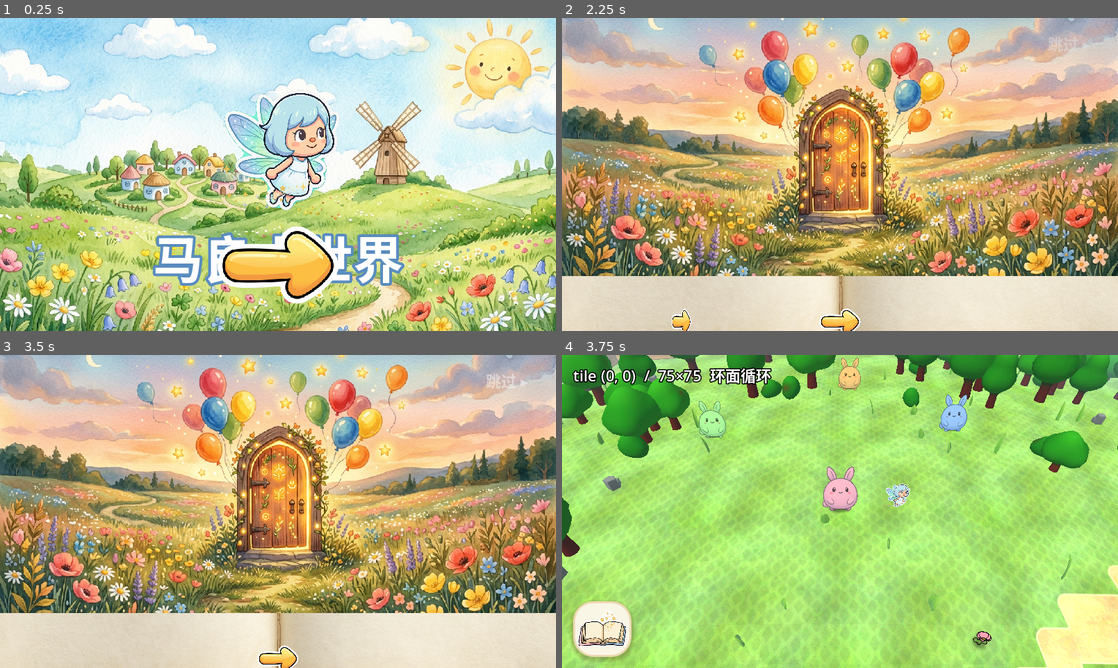
Above: before the commit, frames 1-4 (two rows, left to right).
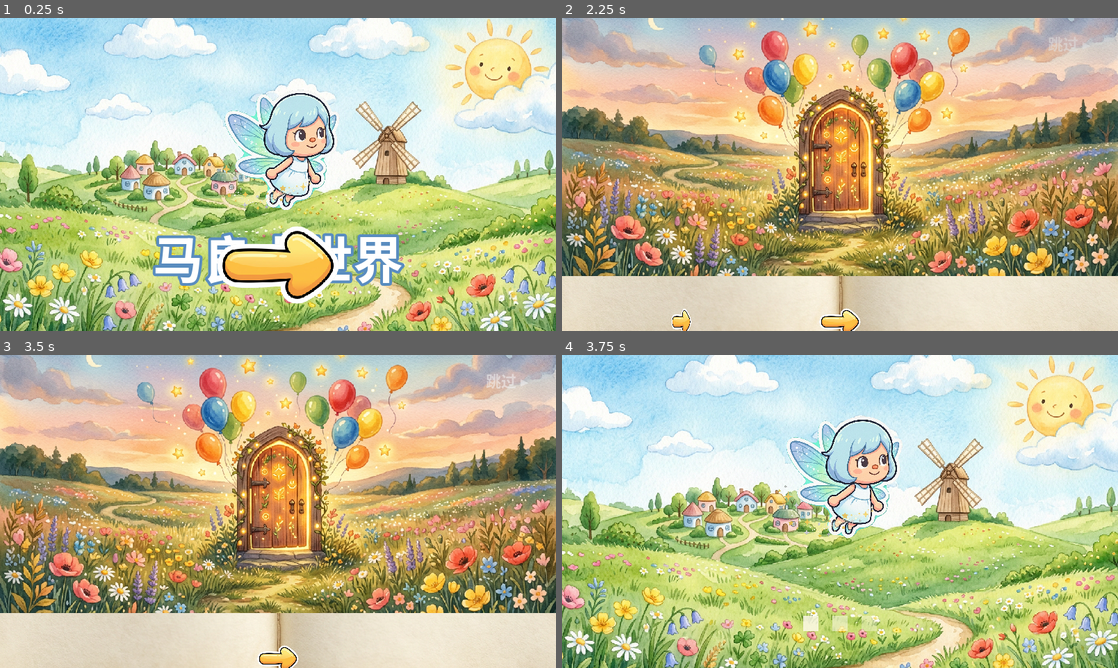
Above: after the commit, the same moments.

Repository: hoveychen/maliang
Game: Godot game, scene res://menu.tscn
Two runs of this game, one before a commit and one after it. Both use one fixed random seed, a clock stepped at 60 frames per second and the inputs below. Sound files missing from this copy of the repository are replaced by a short silence.
Inputs (mouse positions are in pixels of both pictures, inside the frame that each line leads up to):
- Up to frame 1 (0.25 s): no input
- Up to frame 2 (2.25 s): tap Enter (ui_accept) at 0.5, 0.77, 1.07 s; move the mouse to (962, 158) at 0.52 s; hold Right (ui_right) 0.53-1.25 s; click (962, 158) at 0.67 s; click (840, 321) at 1.25 s; click (840, 321) at 2 s
- Up to frame 3 (3.5 s): click "跳过 ▸" at 2.75 s
- Up to frame 4 (3.75 s): tap Enter (ui_accept) at 3.5 s; drag from (728, 527) to (812, 574) at 3.52 s

Frames 1-3 are identical in both runs. In frame 4, 96% of the frame differs, in the area x 0-100%, y 0-100%.

Commit message:
feat(loading): 菜单/绘本进世界改经加载过场
menu._go_to 目标为 main.tscn 时置 Loading.next_scene 后切 loading.tscn(进
onboarding 轻量仍直切);onboarding._finish 同样经 loading 进世界。loading.gd
加 class_name Loading 供静态传参。

Diff:
--- a/scripts/loading.gd
+++ b/scripts/loading.gd
@@ -1,4 +1,5 @@
 extends Node
+class_name Loading
 ## 进入世界的加载过场：菜单/绘本 → 世界之间插的一层。
 ## 线程加载目标场景（真实进度不阻塞主线程），实例化后把世界挂到 root，
 ## 用高层 CanvasLayer(layer=128，压过世界 HUD 的 layer=1) 盖住首屏 chunk 逐帧铺设
--- a/scripts/menu.gd
+++ b/scripts/menu.gd
@@ -106,11 +106,16 @@
 func _on_tap() -> void:
 	_go_to(target_scene())
 
-## 点按音效放完再切场景（本节点一切走音就断了）
+## 点按音效放完再切场景（本节点一切走音就断了）。
+## 进世界(main.tscn)经加载过场遮住首屏铺设/网络弹入；进绘本 onboarding 轻量，直切。
 func _go_to(scene_path: String) -> void:
 	if _leaving:
 		return
 	_leaving = true
 	game_audio.play_sfx("click")
 	await get_tree().create_timer(0.15).timeout
-	get_tree().change_scene_to_file(scene_path)
+	if scene_path == "res://main.tscn":
+		Loading.next_scene = scene_path
+		get_tree().change_scene_to_file("res://loading.tscn")
+	else:
+		get_tree().change_scene_to_file(scene_path)
--- a/scripts/onboarding.gd
+++ b/scripts/onboarding.gd
@@ -522,8 +522,9 @@
 		profile[k] = answers[k]
 	profile["created_at"] = Time.get_datetime_string_from_system()
 	PlayerProfile.save_profile(profile)
-	# 收尾欢呼后翻进世界
+	# 收尾欢呼后翻进世界（经加载过场遮住首屏铺设与网络角色弹入）
 	var dur := _play("ob_done")
 	if dur > 0.0:
 		await get_tree().create_timer(dur + 0.3).timeout
-	get_tree().change_scene_to_file("res://main.tscn")
+	Loading.next_scene = "res://main.tscn"
+	get_tree().change_scene_to_file("res://loading.tscn")
